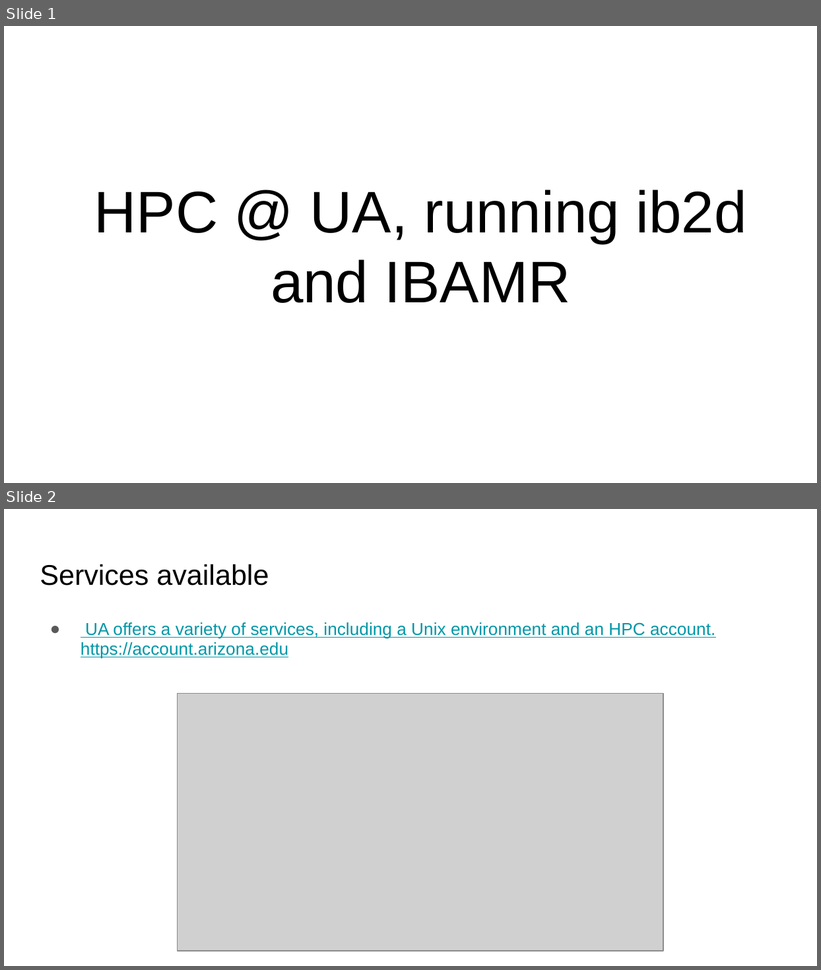
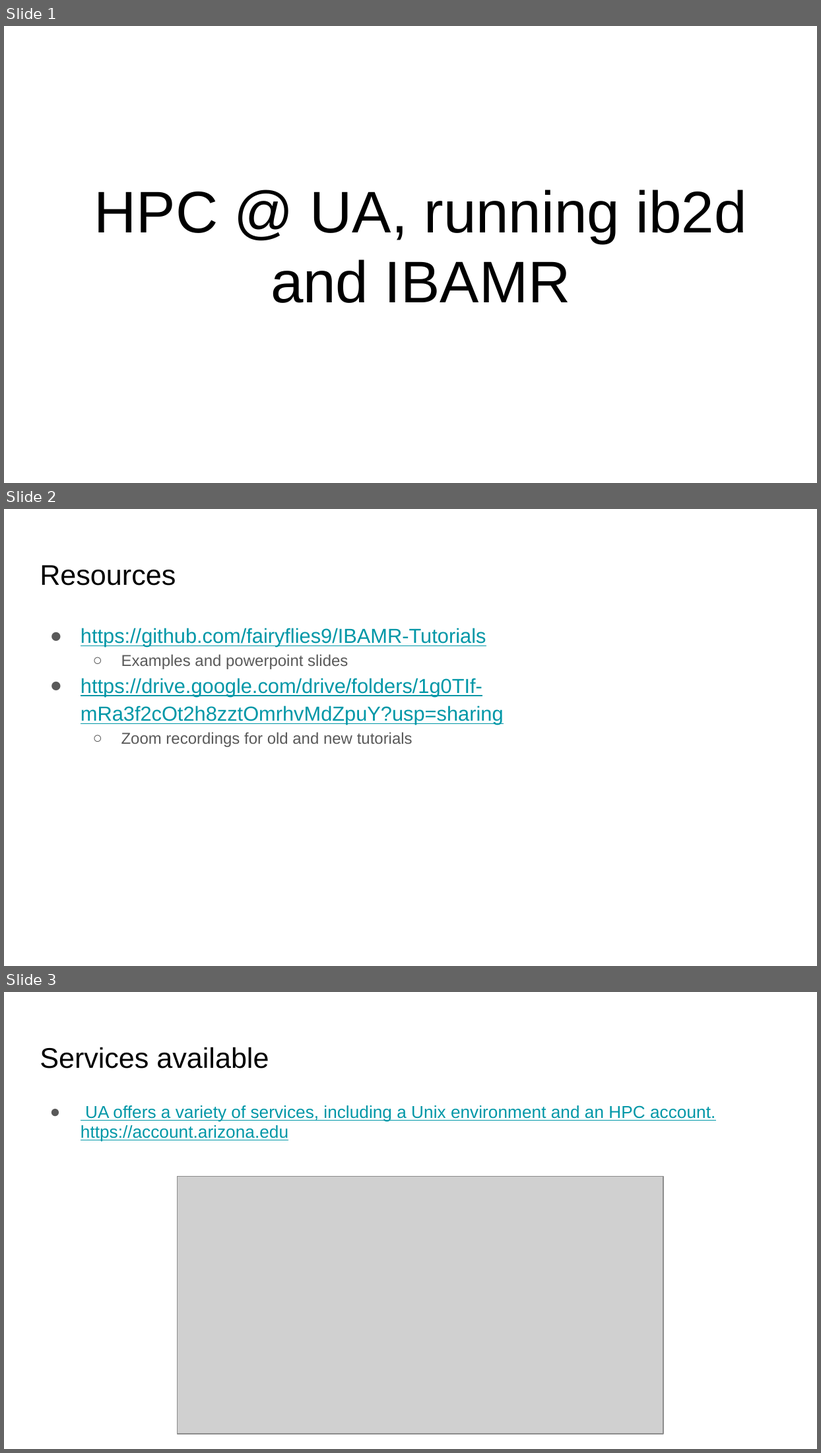
Before and after one commit to fairyflies9/IBAMR-Tutorials, a slide deck: UA Tutorials/UAClusterIb2dIBAMR.pptx. Shown one above the other, each under a label of ours: slides 1 and 2 before the commit, slides 1, 2 and 3 after it. The pictures are 821x970 and 821x1453 pixels, drawn with LibreOffice and Linux fonts; fonts in the diff are those of the drawing; grey boxes stand for pictures. Boxes give left, top, right and bottom in pixels: in the first picture for what was removed or moved away, otherwise in the second. Text is boxed around its words. In the diff, an @@ line names an element or a change of style, - is before the commit and + after.

```diff
--- a/UA Tutorials/UAClusterIb2dIBAMR.pptx
+++ b/UA Tutorials/UAClusterIb2dIBAMR.pptx
@@ slide 2 added at [4,509,817,966], background #FFFFFF @@
@@ title added at [40,565,176,586], 25.2 pt, text #000000 @@
+Resources
@@ text added at [81,628,504,747], 18 pt, text #0097A7, underline @@
+● https://github.com/fairyflies9/IBAMR-Tutorials
+  ○ Examples and powerpoint slides
+● https://drive.google.com/drive/folders/1g0TIf-mRa3f2cOt2h8zztOmrhvMdZpuY?usp=sharing
+  ○ Zoom recordings for old and new tutorials
@@ what was slide 2 is now slide 3 @@
```
Also in this commit, not shown: 1 slide changed.
